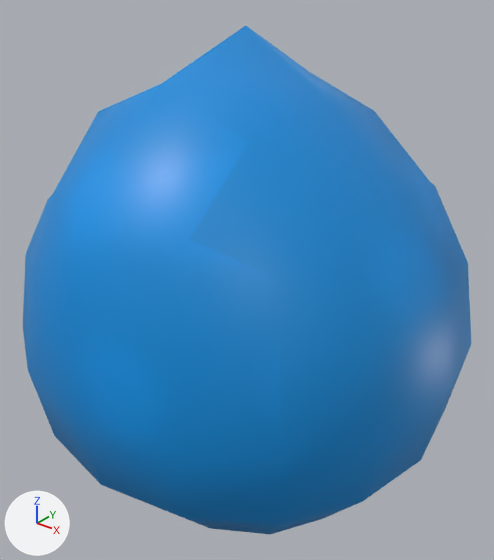
One commit to the glTF model models/mons/slimeBlue.glb: the scene before it, then after it.
Before and after are seen from a camera (50 mm lens) standing at (0.631, -0.788, 1.113) and looking at (0.011, -0.013, 0.633). Lighting does not change. The marker at lower left points along +X, +Y and +Z. Where no turn or scale is listed for an object, it has been applied to the vertices.

Objects in the first picture: 'slime'.
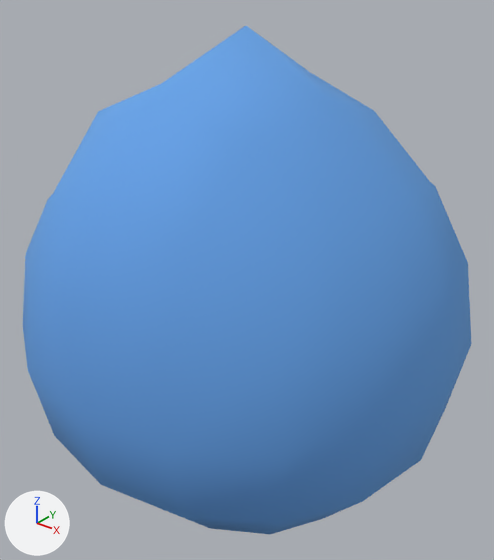
What differs and where, as boxes [x1, y1, x2, y2] in the pictures (494 x 560 px):
'slime', recoloured
    both: [23, 26, 470, 535]

The change, as a diff of the scene's bpy script:
```diff
--- a/models/mons/slimeBlue.glb.py
+++ b/models/mons/slimeBlue.glb.py
@@ mat_material @@
+mat_material = principled_material('Material')
+mat_material.base_color = (0.13, 0.366, 0.8)  # blue #65a3e7
+mat_material.roughness = 0.93
@@ me_slime @@
 me_slime.from_pydata(...)  # 98 vertices, 192 faces; spans x -0.356..0.356, y -0.357..0.357, z 0.319..1.018
-me_slime.materials.append(mat_material_001)  # picture img_bluepaint
+me_slime.materials.append(mat_material)  # blue #65a3e7
```
